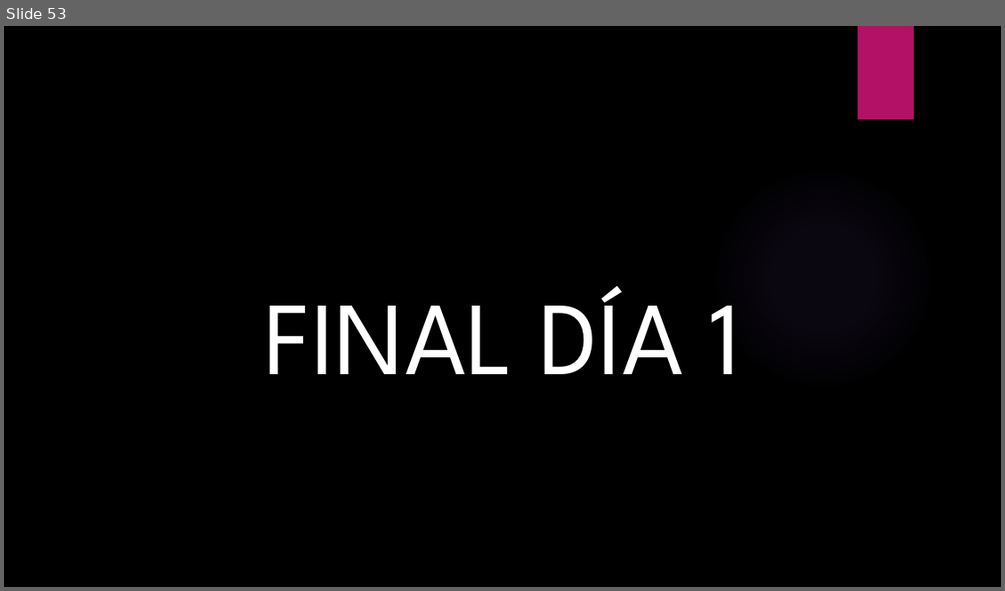
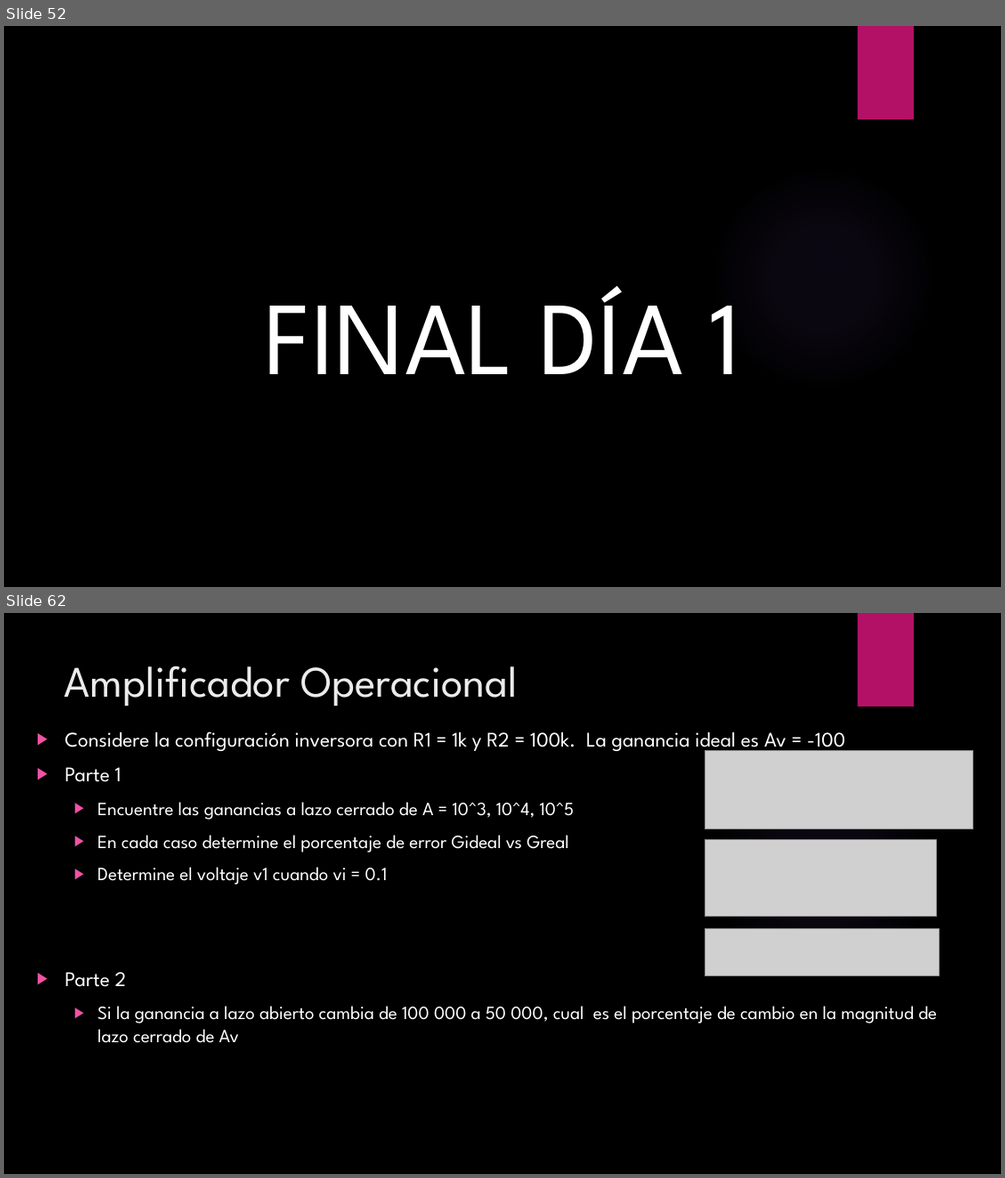
Before and after one commit to ulatinaedupa/ElectronicsII, a slide deck: Presentación/Electronica II.pptx. Shown one above the other, each under a label of ours: slide 53 before the commit, slides 52 and 62 after it; the slides between them are not shown. The pictures are 1005x591 and 1005x1178 pixels, drawn with LibreOffice and Linux fonts; fonts in the diff are those of the drawing; grey boxes stand for pictures; background and template pictures are left out. Boxes give left, top, right and bottom in pixels: in the first picture for what was removed or moved away, otherwise in the second. Text is boxed around its words. In the diff, an @@ line names an element or a change of style, - is before the commit and + after.

```diff
--- a/Presentación/Electronica II.pptx
+++ b/Presentación/Electronica II.pptx
@@ slide 62 added at [4,613,1001,1174], background picture (left out); not listed: 2 template elements that a slide beside it also shows @@
@@ title added at [65,666,518,706], 42 pt, text #EBEBEB @@
+Amplificador Operacional
@@ text added at [65,731,937,1043], 18 pt, text #FFFFFF @@
+▶ Considere la configuración inversora con R1 = 1k y R2 = 100k. La ganancia ideal es Av = -100
+▶ Parte 1
+  ▶ Encuentre las ganancias a lazo cerrado de A = 10^3, 10^4, 10^5
+  ▶ En cada caso determine el porcentaje de error Gideal vs Greal
+  ▶ Determine el voltaje v1 cuando vi = 0.1
+▶ Parte 2
+  ▶ Si la ganancia a lazo abierto cambia de 100 000 a 50 000, cual es el porcentaje de cambio en la magnitud de lazo cerrado de Av
@@ picture added at [704,751,972,829] @@
@@ picture added at [704,840,937,916] @@
@@ picture added at [704,929,938,976] @@
@@ what was slide 53 is now slide 52 @@
```
Also in this commit, not shown: 4 slides changed, 24 other slides added, 12 slides removed, 3 other files.
